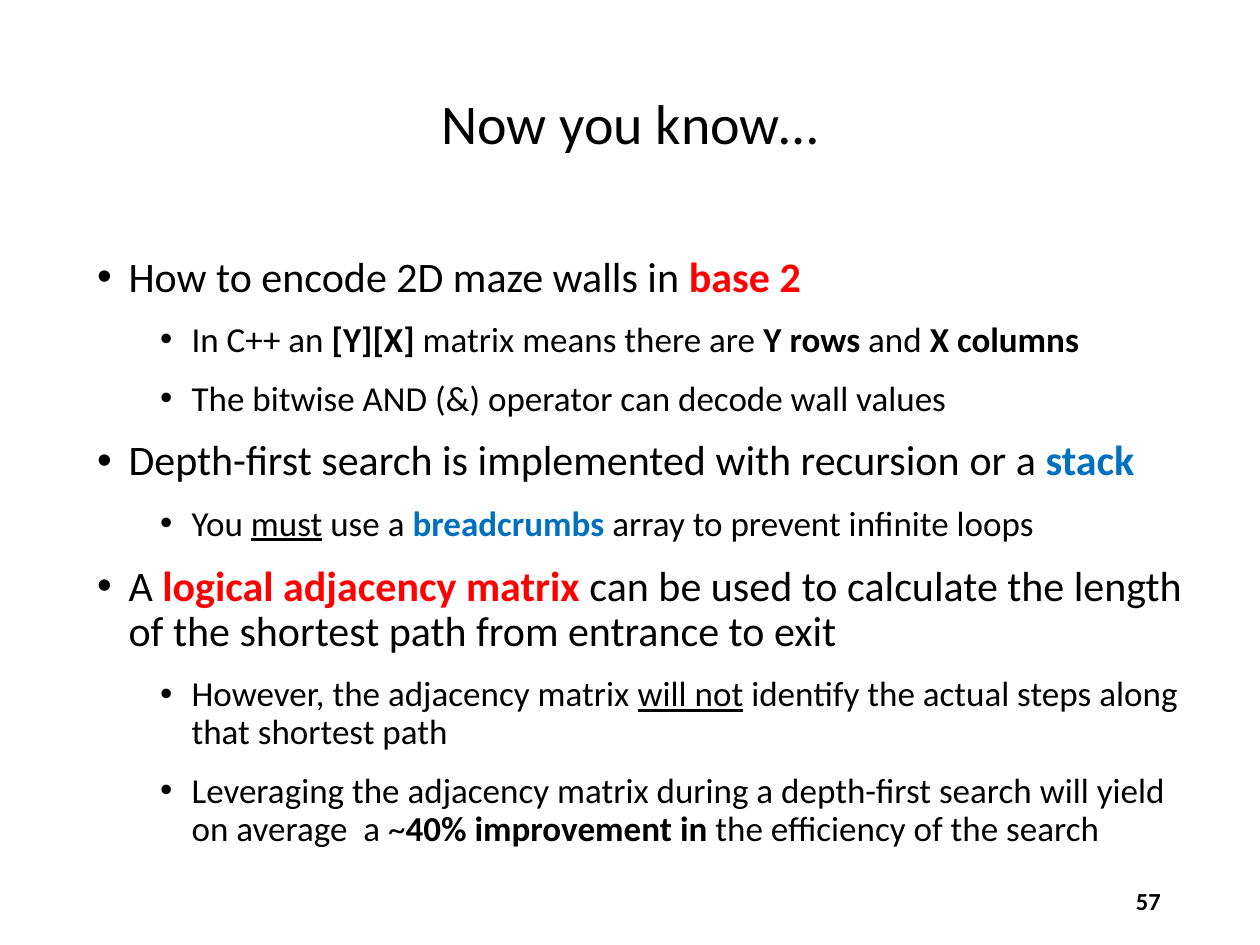
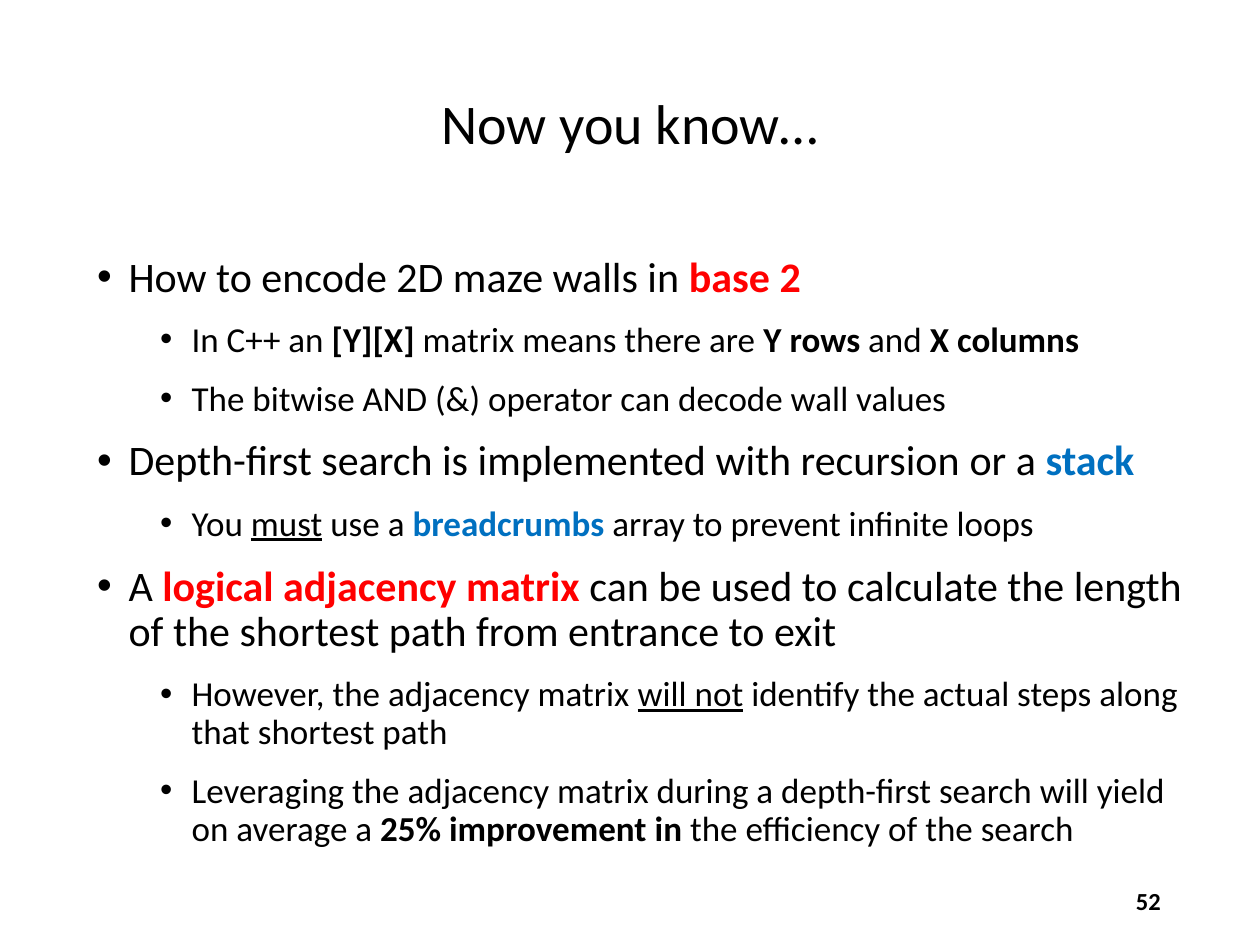
Before and after one commit to dbiersach/scicomp301-cpp-linux, a slide deck: slide 52 of session22/Session 22 - Search Algorithms, Adjacency Matrix.pptx (slide 57 before the commit). Drawn at 1260x945 pixels with LibreOffice and Linux fonts; fonts in the diff are those of the drawing. Boxes give left, top, right and bottom in pixels: in the first picture for what was removed or moved away, otherwise in the second. Text is boxed around its words. In the diff, an @@ line names an element or a change of style, - is before the commit and + after.

```diff
--- a/session22/Session 22 - Search Algorithms, Adjacency Matrix.pptx
+++ b/session22/Session 22 - Search Algorithms, Adjacency Matrix.pptx
@@ text at bbox=[192, 778, 1165, 847]: text changed @@
-  • Leveraging the adjacency matrix during a depth-first search will yield on average a ~40% improvement in the efficiency of the search
+  • Leveraging the adjacency matrix during a depth-first search will yield on average a 25% improvement in the efficiency of the search
@@ page number at bbox=[1136, 894, 1161, 910]: text changed @@
-57
+52
```
Also in this commit, not shown: 22 other slides changed, 5 slides added, 10 slides removed, 8 other files.
